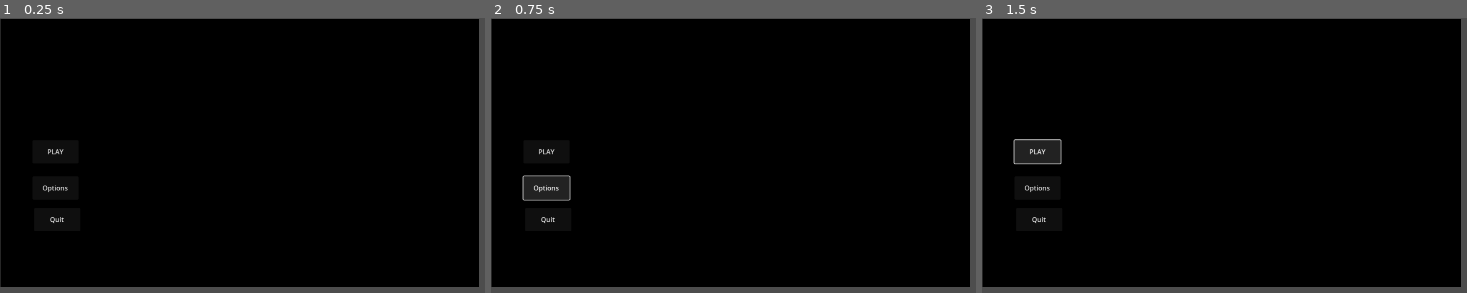
Above: before the commit, frames 1-3 (left to right).
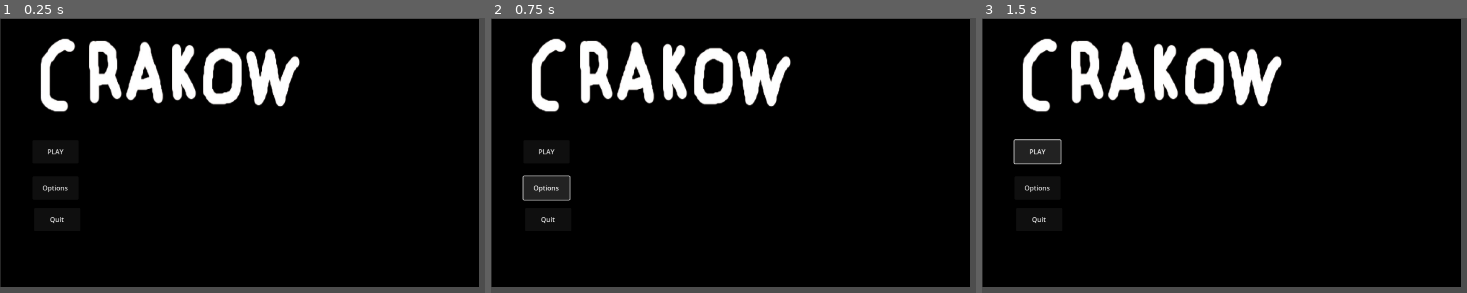
Above: after the commit, the same moments.

Repository: MagmaticPage255/Crakow
Game: Godot game, scene res://Scenes/main_menu.tscn
Two runs of this game, one before a commit and one after it. Both use one fixed random seed, a clock stepped at 60 frames per second and the inputs below. Before the commit the project has no main scene; this scene is started directly in both runs.
Inputs:
- Up to frame 1 (0.25 s): no input
- Up to frame 2 (0.75 s): click "Options" at 0.5 s
- Up to frame 3 (1.5 s): click "PLAY" at 1.25 s

The runs differ from the first frame. In frame 1, 5.9% of the frame differs, in the area x 8-62%, y 7-35%; in frame 2, 5.9%; in frame 3, 5.9%.

Commit message:
Main_Menu completed

Diff:
--- /dev/null
+++ b/Scenes/main_menu.gd
@@ -0,0 +1,17 @@
+extends Control
+
+
+func _on_button_2_pressed() -> void:
+	#get_tree().change_scene_to_file("res://Scenes/options.tscn")
+	pass
+
+
+
+
+func _on_button_3_pressed() -> void:
+	#get_tree().quit()
+	pass
+
+
+func _on_button_pressed() -> void:
+	pass # Replace with function body.
--- a/Scenes/main_menu.tscn
+++ b/Scenes/main_menu.tscn
@@ -1,6 +1,10 @@
-[gd_scene load_steps=2 format=3 uid="uid://c2qf60dilctsk"]
+[gd_scene load_steps=5 format=3 uid="uid://c2qf60dilctsk"]
 
+[ext_resource type="Script" uid="uid://skhm6c5txbqv" path="res://Scenes/main_menu.gd" id="1_1ehe0"]
 [ext_resource type="Texture2D" uid="uid://bu2sl41kohrc1" path="res://Screenshot 2025-05-27 091105.png" id="1_28flt"]
+[ext_resource type="Texture2D" uid="uid://cf0kyc622v2v" path="res://image-removebg-preview (4).png" id="3_ce3w2"]
+
+[sub_resource type="AtlasTexture" id="AtlasTexture_n45e2"]
 
 [node name="Main_menu" type="Control"]
 layout_mode = 3
@@ -9,13 +13,14 @@
 anchor_bottom = 1.0
 grow_horizontal = 2
 grow_vertical = 2
+script = ExtResource("1_1ehe0")
 
 [node name="Sprite2D" type="Sprite2D" parent="."]
 position = Vector2(576.25, 324.5)
 scale = Vector2(1.20115, 1.20787)
 texture = ExtResource("1_28flt")
 
-[node name="Button" type="Button" parent="."]
+[node name="Play" type="Button" parent="."]
 layout_mode = 0
 offset_left = 78.0
 offset_top = 294.0
@@ -23,17 +28,30 @@
 offset_bottom = 350.0
 text = "PLAY"
 
-[node name="Button2" type="Button" parent="."]
+[node name="Options" type="Button" parent="."]
+layout_mode = 0
 offset_left = 78.0
 offset_top = 381.0
 offset_right = 189.0
 offset_bottom = 437.0
 text = "Options"
 
-[node name="Button3" type="Button" parent="."]
+[node name="Qui" type="Button" parent="."]
+layout_mode = 0
 offset_left = 82.0
 offset_top = 457.0
 offset_right = 193.0
 offset_bottom = 513.0
 text = "Quit
 "
+
+[node name="Sprite2D2" type="Sprite2D" parent="."]
+texture = SubResource("AtlasTexture_n45e2")
+
+[node name="Image-removebg-preview(4)" type="Sprite2D" parent="."]
+position = Vector2(406, 137)
+scale = Vector2(0.865027, 1.03355)
+texture = ExtResource("3_ce3w2")
+
+[connection signal="pressed" from="Options" to="." method="_on_button_2_pressed"]
+[connection signal="pressed" from="Qui" to="." method="_on_button_3_pressed"]
--- /dev/null
+++ b/Scenes/options.tscn
@@ -0,0 +1,9 @@
+[gd_scene format=3 uid="uid://b4bhlhmuq7jx1"]
+
+[node name="Options" type="Control"]
+layout_mode = 3
+anchors_preset = 15
+anchor_right = 1.0
+anchor_bottom = 1.0
+grow_horizontal = 2
+grow_vertical = 2
--- a/project.godot
+++ b/project.godot
@@ -11,6 +11,7 @@
 [application]
 
 config/name="Crakow"
+run/main_scene="uid://c2qf60dilctsk"
 config/features=PackedStringArray("4.4", "Forward Plus")
 config/icon="res://icon.svg"
 
Not shown, added: Scenes/main_menu.gd.uid
Binary file added: Sprite-0002.aseprite
Not shown, added: Sprite-0002.aseprite.import
Binary file added: image-removebg-preview (4).png
Not shown, added: image-removebg-preview (4).png.import
